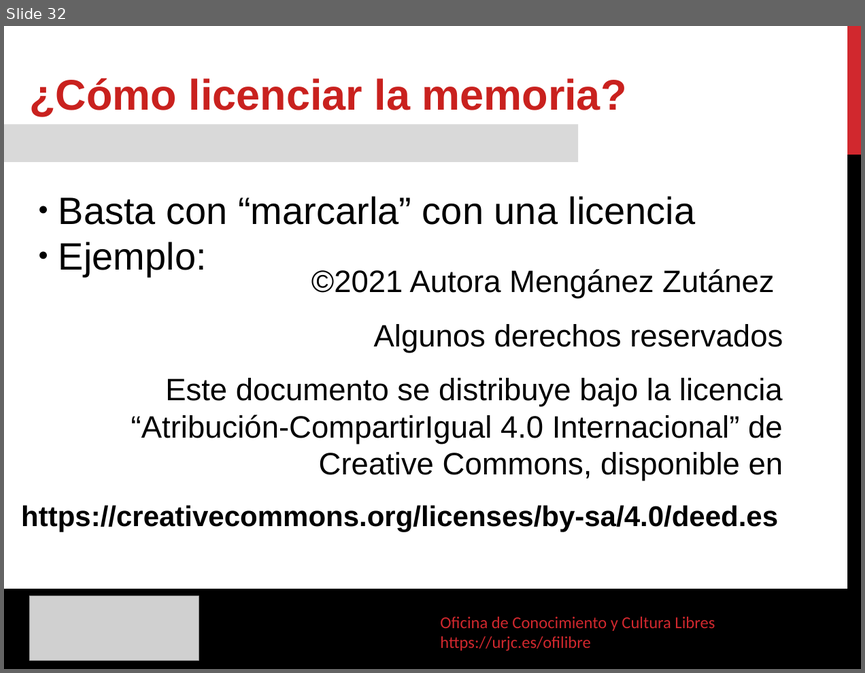
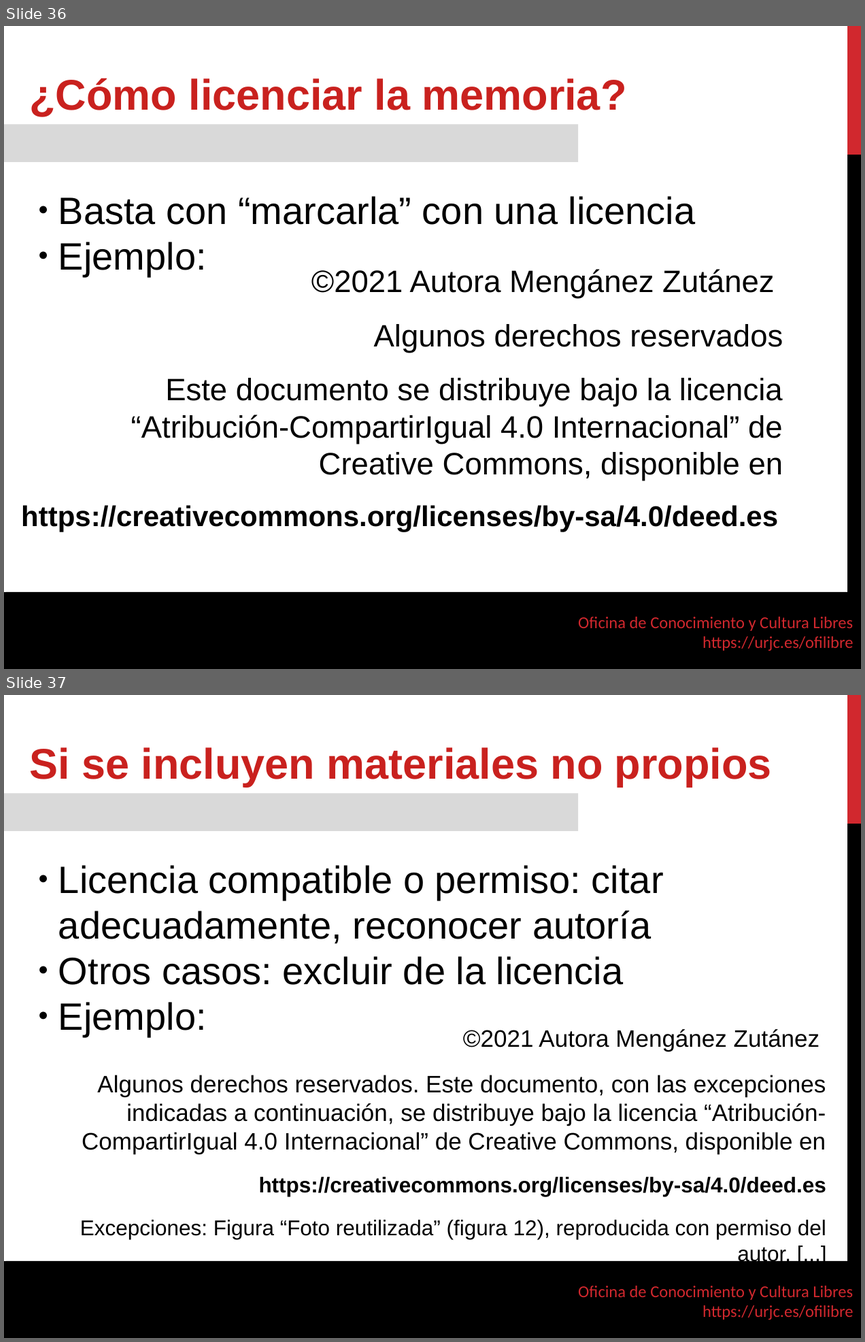
Before and after one commit to gabrielIzquierdo/OfiLibreGabri.github.io, a slide deck: static/transpas/tfgs-abiertos/TFGs_Abiertos.odp. Shown one above the other, each under a label of ours: slide 32 before the commit, slides 36 and 37 after it. The pictures are 865x673 and 865x1342 pixels, drawn with LibreOffice and Linux fonts; fonts in the diff are those of the drawing; grey boxes stand for pictures; background and template pictures are left out. Boxes give left, top, right and bottom in pixels: in the first picture for what was removed or moved away, otherwise in the second. Text is boxed around its words. In the diff, an @@ line names an element or a change of style, - is before the commit and + after.

```diff
--- a/static/transpas/tfgs-abiertos/TFGs_Abiertos.odp
+++ b/static/transpas/tfgs-abiertos/TFGs_Abiertos.odp
@@ slide 37 added at box(4, 695, 861, 1338), background #FFFFFF; not listed: 4 template elements that a slide beside it also shows @@
@@ text added at box(30, 747, 772, 787), 36 pt, text #C9211E, bold @@
+Si se incluyen materiales no propios
@@ rectangle added at box(4, 794, 578, 831), fill #D9D9D9 @@
@@ text added at box(58, 865, 664, 1037), 32 pt, text #000000 @@
+● Licencia compatible o permiso: citar adecuadamente, reconocer autoría
+● Otros casos: excluir de la licencia
+● Ejemplo:
@@ text added at box(80, 1029, 826, 1265), 20 pt, text #000000 @@
+©2021 Autora Mengánez Zutánez
+Algunos derechos reservados. Este documento, con las excepciones indicadas a continuación, se distribuye bajo la licencia “Atribución-CompartirIgual 4.0 Internacional” de Creative Commons, disponible en
+https://creativecommons.org/licenses/by-sa/4.0/deed.es
+Excepciones: Figura “Foto reutilizada” (figura 12), reproducida con permiso del autor. [...]
@@ what was slide 32 is now slide 36 @@
@@ slide 36 changed as well @@
@@ freeform shape removed at box(4, 588, 861, 669) @@
@@ freeform shape added at box(4, 592, 861, 669), fill #000000 @@
@@ picture removed at box(30, 596, 198, 660) @@
@@ text removed at box(440, 616, 715, 650) @@
-Oficina de Conocimiento y Cultura Libres
-https://urjc.es/ofilibre
@@ text added at box(578, 616, 853, 650), 14 pt, text #D1282E @@
+Oficina de Conocimiento y Cultura Libres
+https://urjc.es/ofilibre
```
Also in this commit, not shown: 47 other slides changed, 6 other slides added, 2 slides removed, 1 other file.
